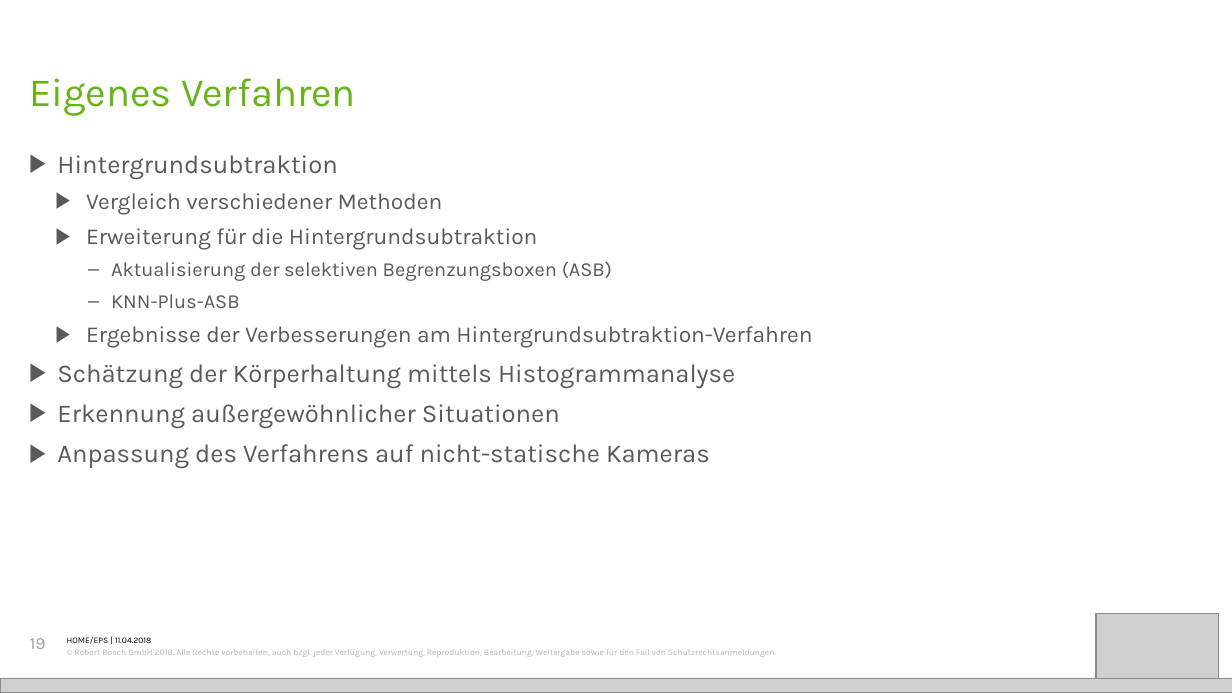
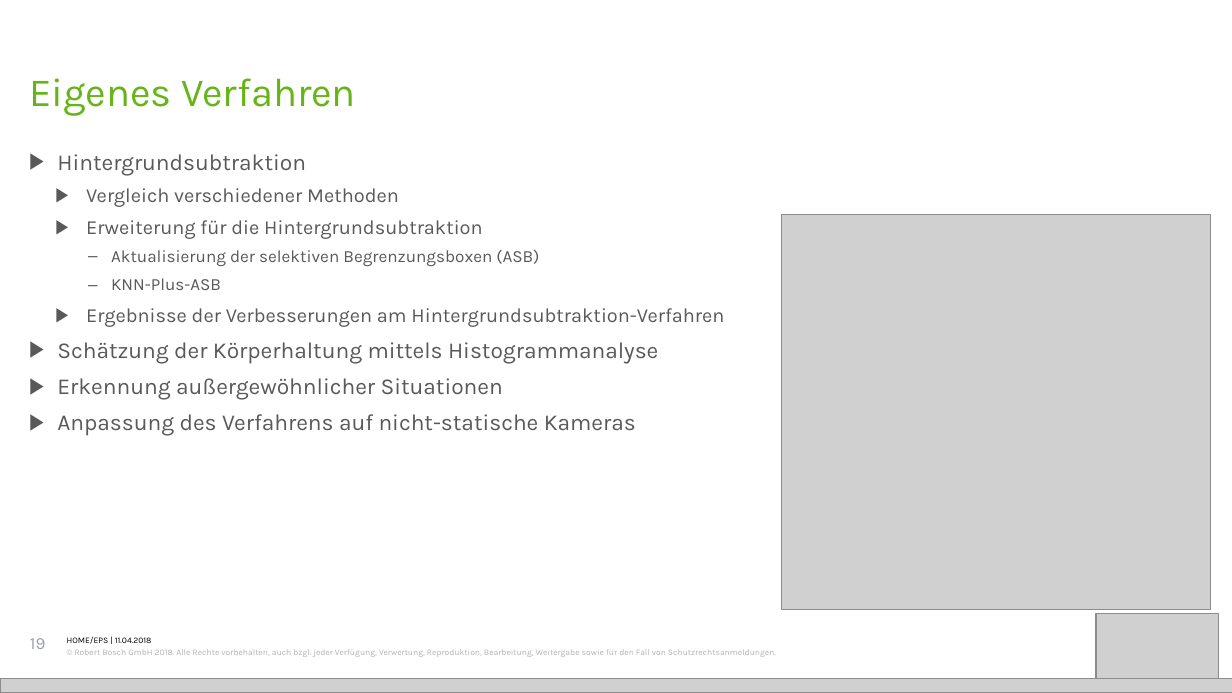
Before and after one commit to iwnfubb/MA_Doc, a slide deck: slide 19 of Präsi/Präsi.pptx. Drawn at 1232x693 pixels with LibreOffice and Linux fonts; fonts in the diff are those of the drawing; grey boxes stand for pictures; background and template pictures are left out. Boxes give left, top, right and bottom in pixels: in the first picture for what was removed or moved away, otherwise in the second. Text is boxed around its words. In the diff, an @@ line names an element or a change of style, - is before the commit and + after.

```diff
--- a/Präsi/Präsi.pptx
+++ b/Präsi/Präsi.pptx
@@ text "Hintergrundsubtraktion" at [57,154,724,436]: size 18 to 16 pt in "Hintergrundsubtraktion", "Schätzung der Körperhaltung mittels Histogrammanalyse", "Erkennung außergewöhnlicher Situationen", "Anpassung des Verfahrens auf nicht-statische Kameras"; size 16 to 14 pt in "Vergleich verschiedener Methoden", "Erweiterung für die Hintergrundsubtraktion", "Ergebnisse der Verbesserungen am Hintergrundsubtraktion-Verf ..."; size 14 to 12 pt in "Aktualisierung der selektiven Begrenzungsboxen (ASB)", "KNN-Plus-ASB" @@
@@ picture added at [781,215,1210,610] @@
```
Also in this commit, not shown: 12 other slides changed, 3 other files.
